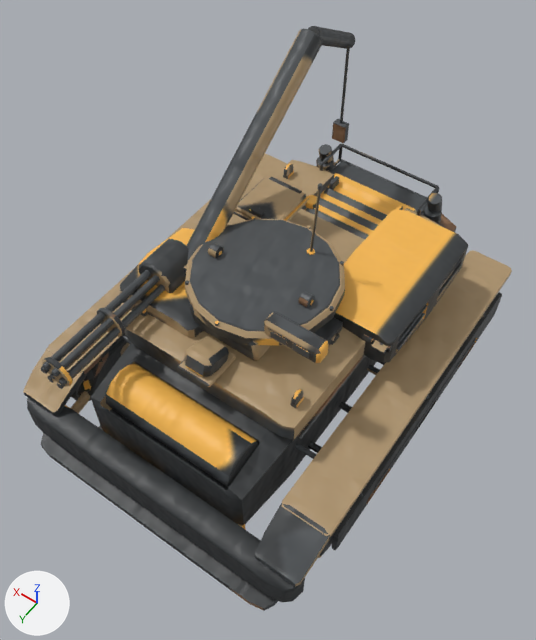
The FBX model unity/RogueCommandAssetAuthoring/Assets/RogueCommandExpansionSample/Models/SalvageHauler_Atlas.fbx: old version first, new version second.
Rendered twice from a 50 mm camera at (-2.2, 3.4, 5.76) aimed at (-0.08, 0.43, 1.09). The axes (+X, +Y, +Z) are drawn at lower left. The lights are the same throughout. The older version comes first. Vertices at exactly the same position are counted once.

The scene before the commit, as lines of its bpy script (objects in view):
```python
me_salvagehauler_unifiedmesh_data_001 = bpy.data.meshes.new('SalvageHauler_UnifiedMesh_Data.001')
me_salvagehauler_unifiedmesh_data_001.from_pydata(...)  # 12163 vertices, 11958 faces; spans x -1.42..1.42, y -1.79..2.04, z 0.02..2.62
me_salvagehauler_unifiedmesh_data_001.materials.append(mat_salvagehauler_material_atlas)
ob_salvagehauler_unifiedmesh = bpy.data.objects.new('SalvageHauler_UnifiedMesh', me_salvagehauler_unifiedmesh_data_001)
ob_salvagehauler_unifiedmesh.location = (0.0, 0.0, 0.0)
```
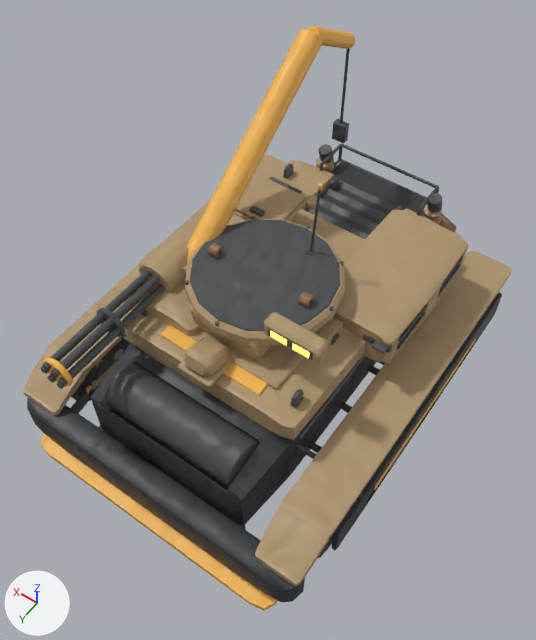
Diff of the bpy script that builds the scene:
```diff
--- a/unity/RogueCommandAssetAuthoring/Assets/RogueCommandExpansionSample/Models/SalvageHauler_Atlas.fbx.py
+++ b/unity/RogueCommandAssetAuthoring/Assets/RogueCommandExpansionSample/Models/SalvageHauler_Atlas.fbx.py
@@ me_salvagehauler_unifiedmesh_data_001 @@
 # used by ob_salvagehauler_unifiedmesh; location = (0.0, 0.0, 0.0)
-me_salvagehauler_unifiedmesh_data_001.from_pydata(...)  # 12163 vertices, 11958 faces; spans x -1.42..1.42, y -1.79..2.04, z 0.02..2.62
+me_salvagehauler_unifiedmesh_data_001.from_pydata(...)  # 12211 vertices, 12010 faces; spans x -1.42..1.42, y -1.79..2.04, z 0.02..2.62
+# me_salvagehauler_unifiedmesh_data_001 part 1: a new loose piece of 24 vertices spanning x -0.55..0.55, y 0.25..0.97, z 1.17..1.22, in mat_salvagehauler_material_atlas
+# me_salvagehauler_unifiedmesh_data_001 part 2: a new loose piece of 24 vertices spanning x -0.47..0.47, y 0.94..1.08, z 1.17..1.2, in mat_salvagehauler_material_atlas
+# me_salvagehauler_unifiedmesh_data_001 part 3
+# 96 faces are deleted
+# 96 new faces join them
+# me_salvagehauler_unifiedmesh_data_001 part 4: 11280 kept faces spanning x -1.42..1.42, y -1.79..2.04, z 0.02..2.62 get new texture (UV) coordinates
+# other edits to the shape of me_salvagehauler_unifiedmesh_data_001 do not show in these pictures
 me_salvagehauler_unifiedmesh_data_001.materials.append(mat_salvagehauler_material_atlas)
```

Location of each change, (x1, y1, x2, y2) in pixels of the pictures (536 x 640 px; the box of a moved part takes in the faces that stretch with it):
part 1 of me_salvagehauler_unifiedmesh_data_001, added (beige)
    after: (188, 329, 304, 389)
part 2 of me_salvagehauler_unifiedmesh_data_001, added
    after: (160, 325, 268, 395)
part 3 of me_salvagehauler_unifiedmesh_data_001, moved or reshaped
    both: (24, 393, 305, 591)
part 4 of me_salvagehauler_unifiedmesh_data_001, surface changed
    both: (23, 26, 485, 611)
